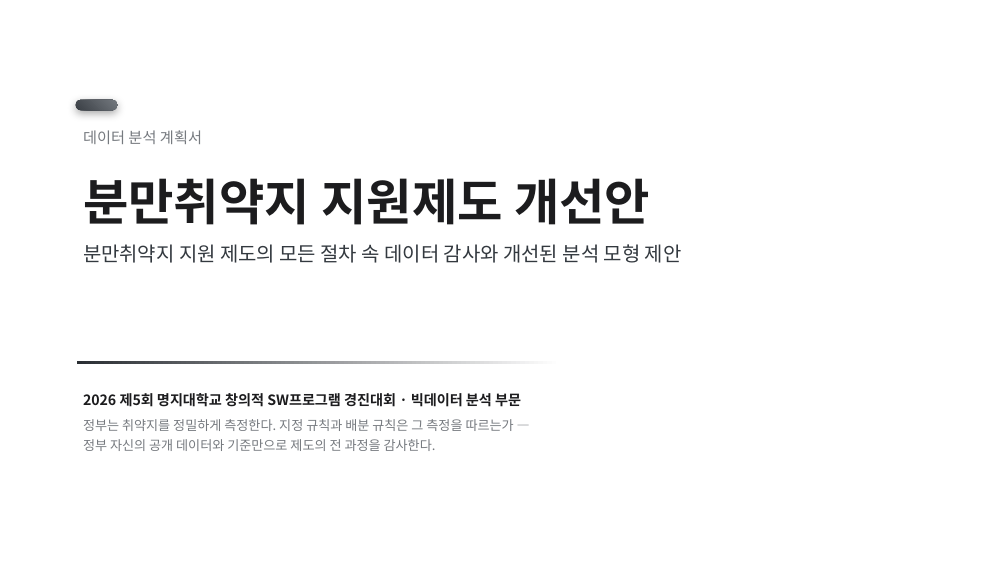
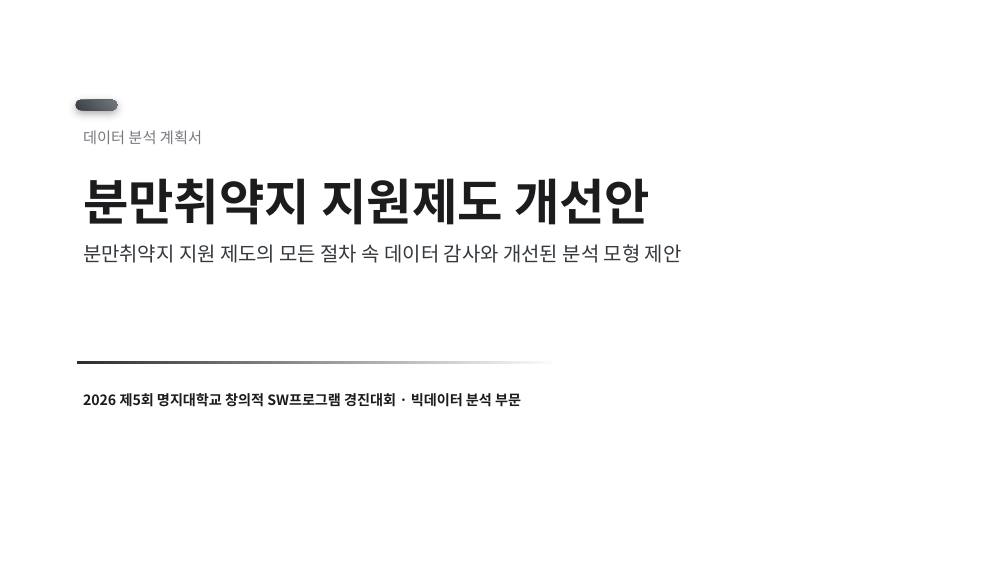
Before and after one commit to karvvan/maternity-care-policy-audit, a slide deck: slide 1 of 04_제출물/데이터분석_계획서.pptx. Drawn at 1008x567 pixels with LibreOffice and Linux fonts; fonts in the diff are those of the drawing. Boxes give left, top, right and bottom in pixels: in the first picture for what was removed or moved away, otherwise in the second. Text is boxed around its words. In the diff, an @@ line names an element or a change of style, - is before the commit and + after.

Commit message:
계획서 표지를 결과보고서와 통일 — 제목·부제·하단 한 줄, 치수까지 동일

```diff
--- a/04_제출물/데이터분석_계획서.pptx
+++ b/04_제출물/데이터분석_계획서.pptx
@@ text "2026 제5회 명지대학교 창의적 SW프로그램 ..." at [83,393,521,407]: less space between paragraphs @@
@@ text at [83,419,514,451]: paragraphs removed @@
-정부는 취약지를 정밀하게 측정한다. 지정 규칙과 배분 규칙은 그 측정을 따르는가 —
-정부 자신의 공개 데이터와 기준만으로 제도의 전 과정을 감사한다.
```
Also in this commit, not shown: 2 other files.
